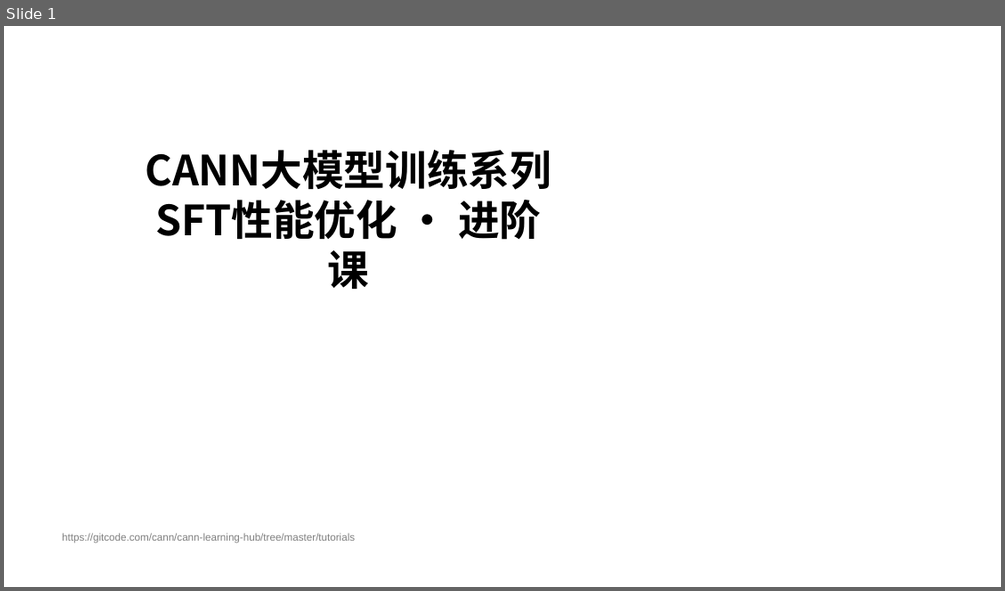
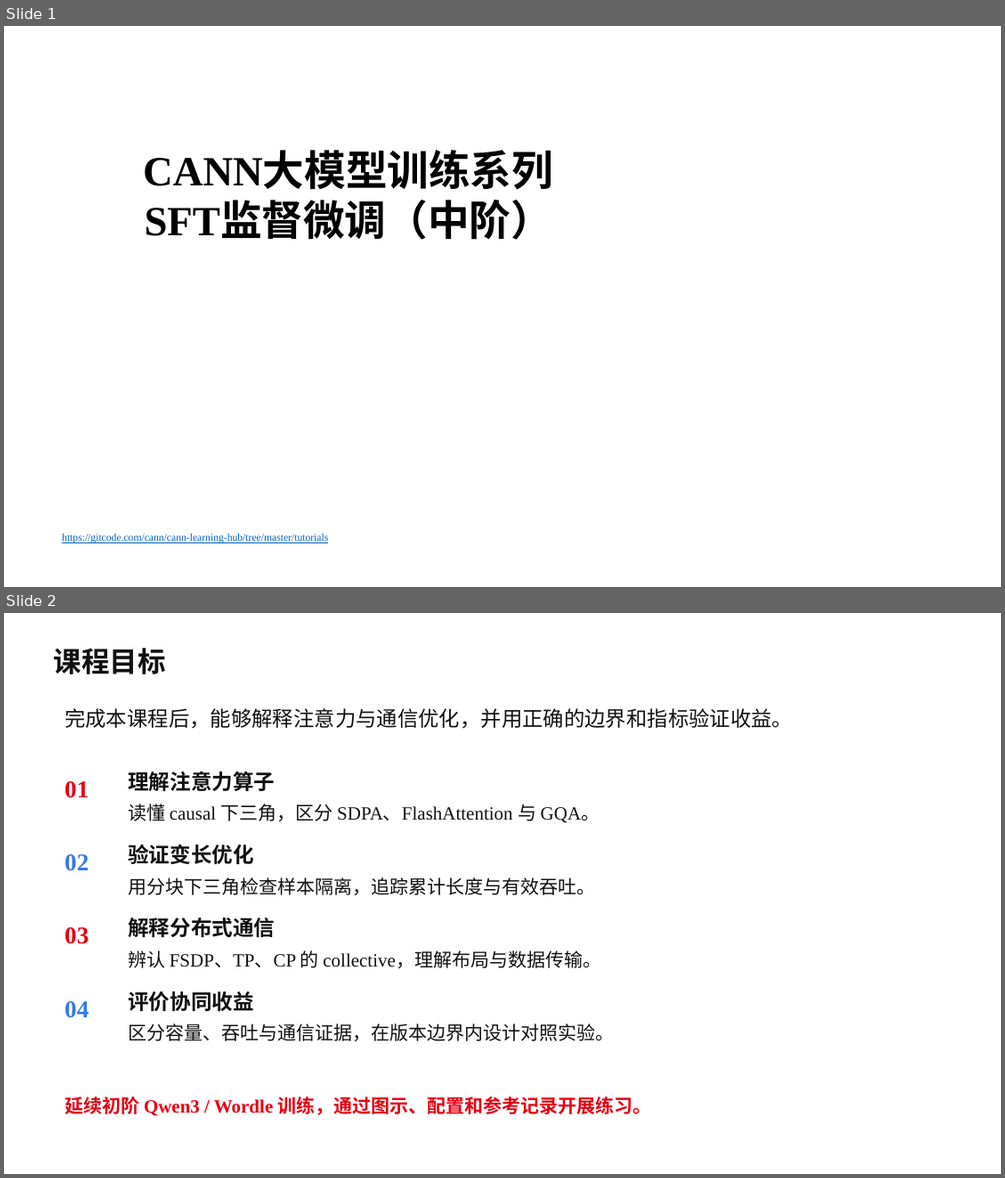
Before and after one commit to hicann/cann-learning-hub, a slide deck: tutorials/sft_training_pipeline/slides/02_sft_training_pipeline.pptx. Shown one above the other, each under a label of ours: slide 1 before the commit, slides 1 and 2 after it. The pictures are 1005x591 and 1005x1178 pixels, drawn with LibreOffice and Linux fonts; fonts in the diff are those of the drawing; background and template pictures are left out. Boxes give left, top, right and bottom in pixels: in the first picture for what was removed or moved away, otherwise in the second. Text is boxed around its words. In the diff, an @@ line names an element or a change of style, - is before the commit and + after.

Commit message:
docs: 更新 SFT/RL 中阶课程课件

# message auto-generated for no-merge-commit merge:
!1071 merge sft2 into test

docs: 更新 SFT/RL 中阶课程课件

Description: ## 描述
更新了训练课程SFT和RL部分的PPT

## 关联的Issue
不涉及ISSUE

## 测试
本次不涉及代码修改，无需测试

## 文档更新
在SFT和RL中的主README中新增对应的PPT链接地址

## 类型标签
<!--  [x] 表示选中 -->
- [ ] Bug修复
- [ ] 新特性
- [ ] 内容优化
- [x] 其他，请描述：更新课程PPT

## 其他信息
<!-- 在这里可以添加任何与这个 Pull Request 相关的其他说明。 -->

See merge request: cann/cann-learning-hub!1071

```diff
--- a/tutorials/sft_training_pipeline/slides/02_sft_training_pipeline.pptx
+++ b/tutorials/sft_training_pipeline/slides/02_sft_training_pipeline.pptx
@@ slide 2 added at <box>4,613,1001,1174</box>, background picture (left out) @@
@@ text added at <box>54,648,166,674</box>, 27 pt, text #111111, bold @@
+课程目标
@@ text added at <box>65,708,793,729</box>, 20 pt, text #111111 @@
+完成本课程后，能够解释注意力与通信优化，并用正确的边界和指标验证收益。
@@ text added at <box>128,771,275,791</box>, 20.2 pt, text #111111, bold @@
+理解注意力算子
@@ text added at <box>65,781,89,798</box>, 23.2 pt, text #E60012, bold @@
+01
@@ text added at <box>128,803,600,823</box>, 18 pt, text #111111 @@
+读懂 causal 下三角，区分 SDPA、FlashAttention 与 GQA。
@@ text added at <box>128,844,254,864</box>, 20.2 pt, text #111111, bold @@
+验证变长优化
@@ text added at <box>65,854,89,871</box>, 23.2 pt, text #357AE8, bold @@
+02
@@ text added at <box>128,877,595,895</box>, 18 pt, text #111111 @@
+用分块下三角检查样本隔离，追踪累计长度与有效吞吐。
@@ text added at <box>65,927,89,944</box>, 23.2 pt, text #E60012, bold @@
+03
@@ text added at <box>128,917,275,938</box>, 20.2 pt, text #111111, bold @@
+解释分布式通信
@@ text added at <box>128,950,601,968</box>, 18 pt, text #111111 @@
+辨认 FSDP、TP、CP 的 collective，理解布局与数据传输。
@@ text added at <box>65,1001,89,1018</box>, 23.2 pt, text #357AE8, bold @@
+04
@@ text added at <box>128,991,254,1011</box>, 20.2 pt, text #111111, bold @@
+评价协同收益
@@ text added at <box>128,1023,614,1041</box>, 18 pt, text #111111 @@
+区分容量、吞吐与通信证据，在版本边界内设计对照实验。
@@ text added at <box>65,1096,652,1116</box>, 18 pt, text #E60012, bold @@
+延续初阶 Qwen3 / Wordle 训练，通过图示、配置和参考记录开展练习。
@@ slide 1 changed as well @@
@@ text at <box>143,153,553,190</box>: font Noto Sans CJK SC to Times New Roman in "CANN大模型训练系列" @@
@@ text at <box>145,203,552,240</box>: text changed; font Noto Sans CJK SC to Times New Roman @@
-SFT性能优化 · 进阶课
+SFT监督微调（中阶）
@@ text "https://gitcode.com/cann/cann-learning-hub/tree/master/tutor ..." at <box>62,533,328,543</box>: font Arial to Times New Roman, text colour #808080 to #0563C1, underline on @@
```
Also in this commit, not shown: 5 other slides changed, 29 other slides added, 31 slides removed, 1 other file.
